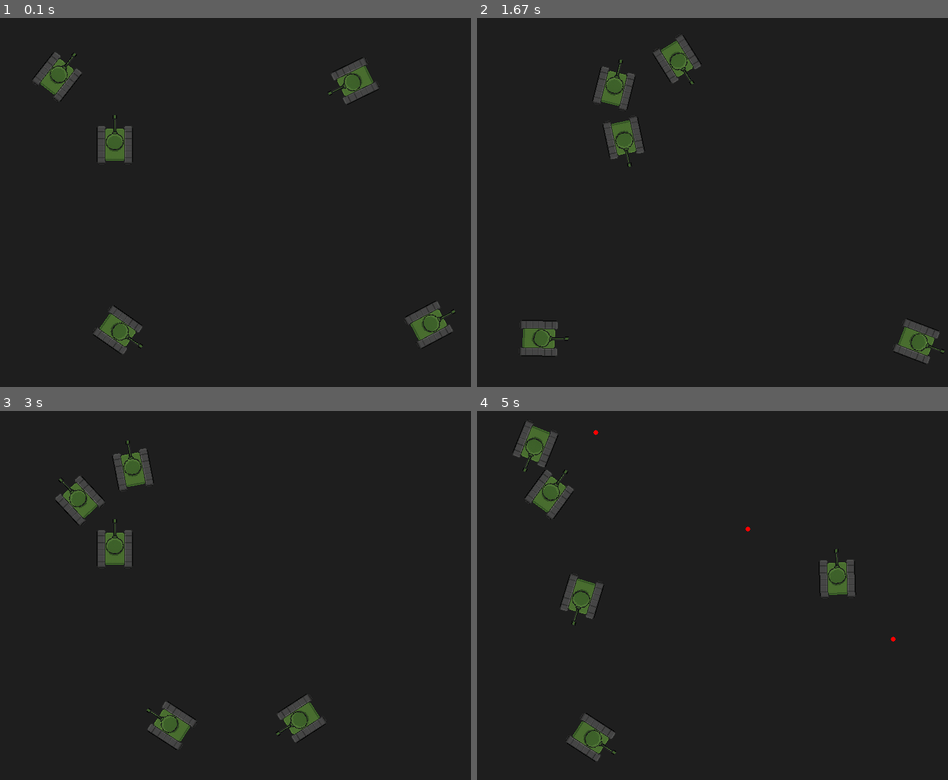
Above: before the commit, frames 1-4 (two rows, left to right).
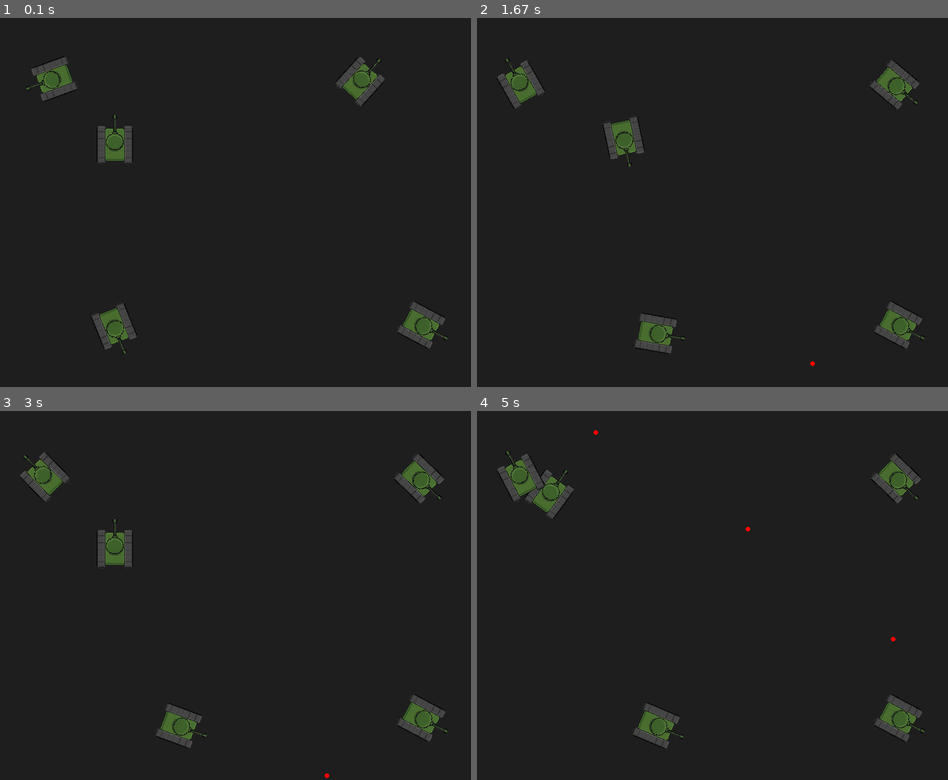
Above: after the commit, the same moments.

Repository: ViktorLamba/Tanki-pygame-
Game: pygame game, started from main.py
Same seed, same stepped clock (60 frames per second), same inputs: the game is played once before the commit and once after it.
Inputs:
- Up to frame 1 (0.1 s): no input
- Up to frame 2 (1.67 s): hold D 0.33-0.8 s; hold W 0.83-1.13 s; hold D 1.17-1.63 s
- Up to frame 3 (3 s): hold A 1.67-2.2 s; hold S 2.23-2.53 s; hold A 2.57-2.97 s
- Up to frame 4 (5 s): hold W 3-3.37 s; tap Space at 3.07, 3.47, 3.77, 4.13, 4.53, 4.83 s; hold D 3.4-4.03 s; hold S 4.07-4.43 s; hold A 4.47-4.93 s; hold D from 4.97 s (still down)

The runs differ from the first frame. In frame 1, 2.3% of the frame differs, in the area x 5-97%, y 9-92%; in frame 2, 4.8%; in frame 3, 4.3%; in frame 4, 5.0%, in the area x 4-96%, y 2-95%.

Commit message:
test enemy

Diff:
--- a/core/game.py
+++ b/core/game.py
@@ -12,6 +12,7 @@
         self.clock = pygame.time.Clock()
         self.running = True
         self.all_sprites = pygame.sprite.Group()
+        self.bullets = pygame.sprite.Group()
 
         self.player = Tank(
             200,
@@ -43,14 +44,14 @@
                 self.running = False
 
     def update(self):
-            self.player.update()  # управление игроком от клавиш
-
-            # обновляем всех врагов
-            for enemy in self.enemies:
-                enemy.update(self.player, self.enemies)
+        self.player.update()
+        for enemy in self.enemies:
+            enemy.update(self.player, self)
+        self.bullets.update()
 
     def draw(self):
         self.screen.fill((30, 30, 30))
         self.all_sprites.draw(self.screen)
+        self.bullets.draw(self.screen)
         self.player.draw_bullets(self.screen)
         pygame.display.flip()
--- a/objects/enemy_tank.py
+++ b/objects/enemy_tank.py
@@ -1,56 +1,105 @@
-# objects/enemy_tank.py
 import pygame
 import math
 import random
 from objects.tank import Tank
+from objects.bullet import Bullet
 
 
 class EnemyTank(Tank):
     def __init__(self, x, y):
-        super().__init__(x, y, "assets/images/tank_player.png")  # пока используем картинку игрока
-        self.angle = random.randint(0, 360)  # чтобы не все смотрели одинаково
-        self.change_direction_timer = 0
-        self.last_shot_time = 0
+        super().__init__(x, y, "assets/images/tank_player.png")
 
-    def update(self, player, enemies_group):
-        # каждый тик увеличиваем таймер
-        self.change_direction_timer += 1
+        self.angle = random.randint(0, 360)
+        self.target_angle = self.angle
 
-        # считаем расстояние до игрока
-        dx = player.rect.centerx - self.rect.centerx
-        dy = player.rect.centery - self.rect.centery
+        self.state = "search"
+        self.last_shshot = 0
+
+        self.vision_radius = 400
+        self.stop_distance = 140
+
+        self.fire_interval = 1300
+        self.rotate_speed = 2
+
+
+    def avoid_others(self, game):
+        for enemy in game.enemies:
+            if enemy is self:
+                continue
+
+            dist = math.hypot(
+                enemy.rect.centerx - self.rect.centerx,
+                enemy.rect.centery - self.rect.centery
+            )
+
+            if dist < 85:  # дистанция сближения
+                dx = self.rect.centerx - enemy.rect.centerx
+                dy = self.rect.centery - enemy.rect.centery
+
+                if dx == 0 and dy == 0:
+                    dx = 1
+
+                # нормализуем
+                nx = dx / dist
+                ny = dy / dist
+
+                self.rect.x += nx * 1.3
+                self.rect.y += ny * 1.3
+
+
+    def update(self, player, game):
+
+        px, py = player.rect.center
+        tx, ty = self.rect.center
+
+        dx = px - tx
+        dy = py - ty
         distance = math.hypot(dx, dy)
 
-        # если игрок близко — начинаем преследовать
-        if distance < 300:
-            # поворачиваемся в сторону игрока
-            target_angle = math.degrees(math.atan2(dy, dx)) + 90
-            angle_diff = (target_angle - self.angle + 180) % 360 - 180
+        if distance < self.vision_radius:
+            self.state = "combat"
+            self.target_angle = math.degrees(math.atan2(dy, dx))
+        else:
+            self.state = "search"
+            if random.random() < 0.008:
+                self.target_angle += random.randint(-80, 80)
 
-            if angle_diff > 5:
-                self.angle -= 3
-            elif angle_diff < -5:
-                self.angle += 3
 
-            # едем вперёд
+        diff = (self.target_angle - self.angle + 180) % 360 - 180
+
+        if diff > self.rotate_speed:
+            self.angle += self.rotate_speed
+        elif diff < -self.rotate_speed:
+            self.angle -= self.rotate_speed
+        else:
+            self.angle = self.target_angle
+
+
+        if distance > self.stop_distance:
+            old_rect = self.rect.copy()
             self.move_forward()
 
-            # стреляем, если смотрим почти прямо
-            if abs(angle_diff) < 20 and pygame.time.get_ticks() - self.last_shot_time > 1000:
-                print("ПЫЩ!")  # потом будет пуля
-                self.last_shot_time = pygame.time.get_ticks()
+            # избегаем друг друга (плавно)
+            self.avoid_others(game)
 
-        else:
-            # если игрок далеко — просто катаемся
-            if self.change_direction_timer > 80:  # меняем направление раз в ~1.5 сек
-                self.angle += random.randint(-80, 80)
-                self.change_direction_timer = 0
-            self.move_forward()
+            # границы
+            if (self.rect.left < 30 or self.rect.right > 770 or
+                self.rect.top < 30 or self.rect.bottom > 570):
+                self.rect = old_rect
+                self.target_angle += 180
 
-        # поворачиваем картинку
+        if (self.state == "combat"
+            and abs(diff) < 10
+            and pygame.time.get_ticks() - self.last_shshot > self.fire_interval):
+
+            rad = math.radians(self.angle - 90)
+            muzzle_x = self.rect.centerx - math.cos(rad) * 40
+            muzzle_y = self.rect.centery + math.sin(rad) * 40
+
+            bullet = Bullet(muzzle_x, muzzle_y, self.angle)
+            self.bullets.add(bullet)
+            game.all_sprites.add(bullet)
+            self.last_shshot = pygame.time.get_ticks()
+
+        self.bullets.update()
         self.rotate()
-
-        # если выехали за экран — разворачиваемся (чтобы не застревать)
-        if (self.rect.left < 0 or self.rect.right > 800 or
-            self.rect.top < 0 or self.rect.bottom > 600):
-            self.angle += 180  # разворот
